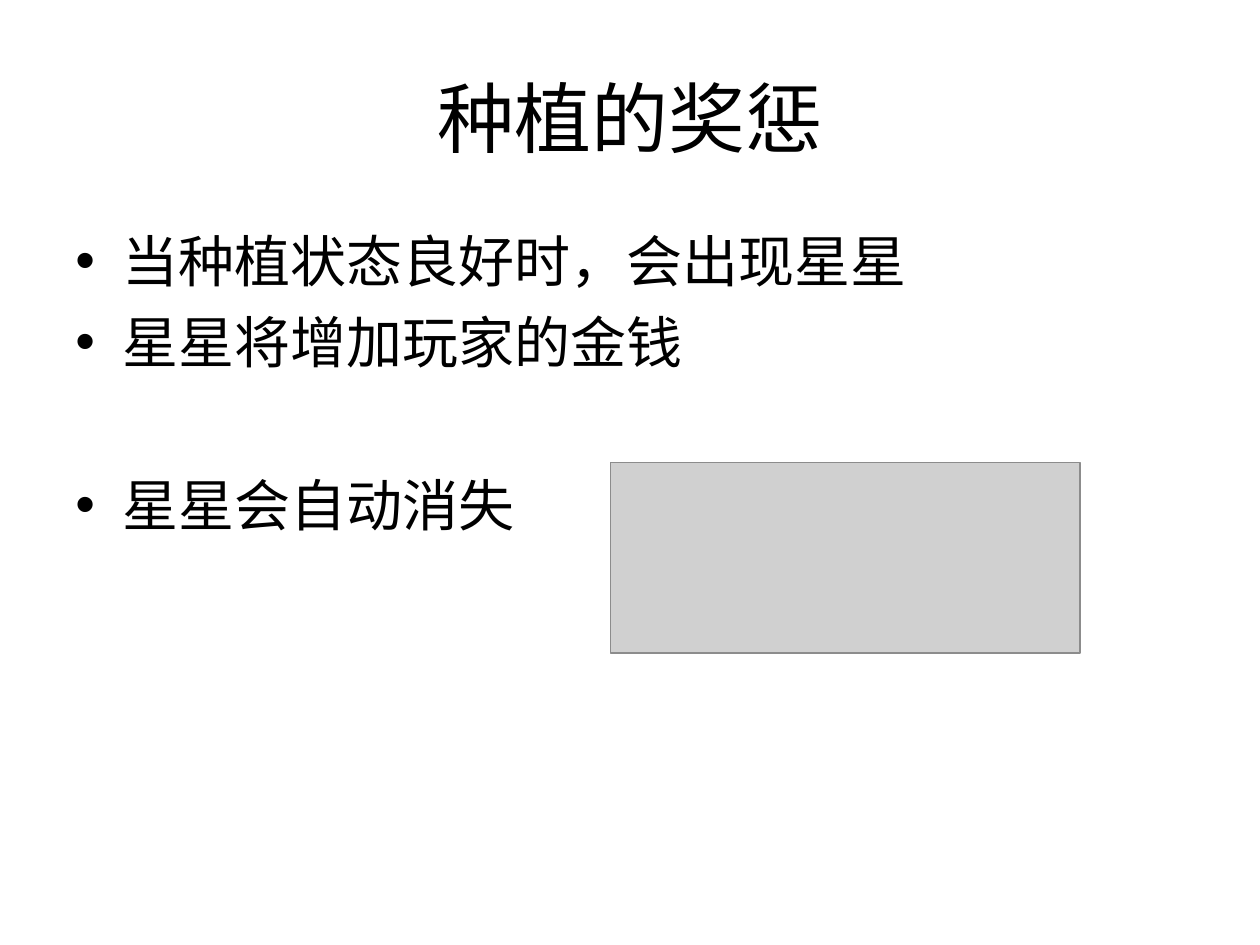
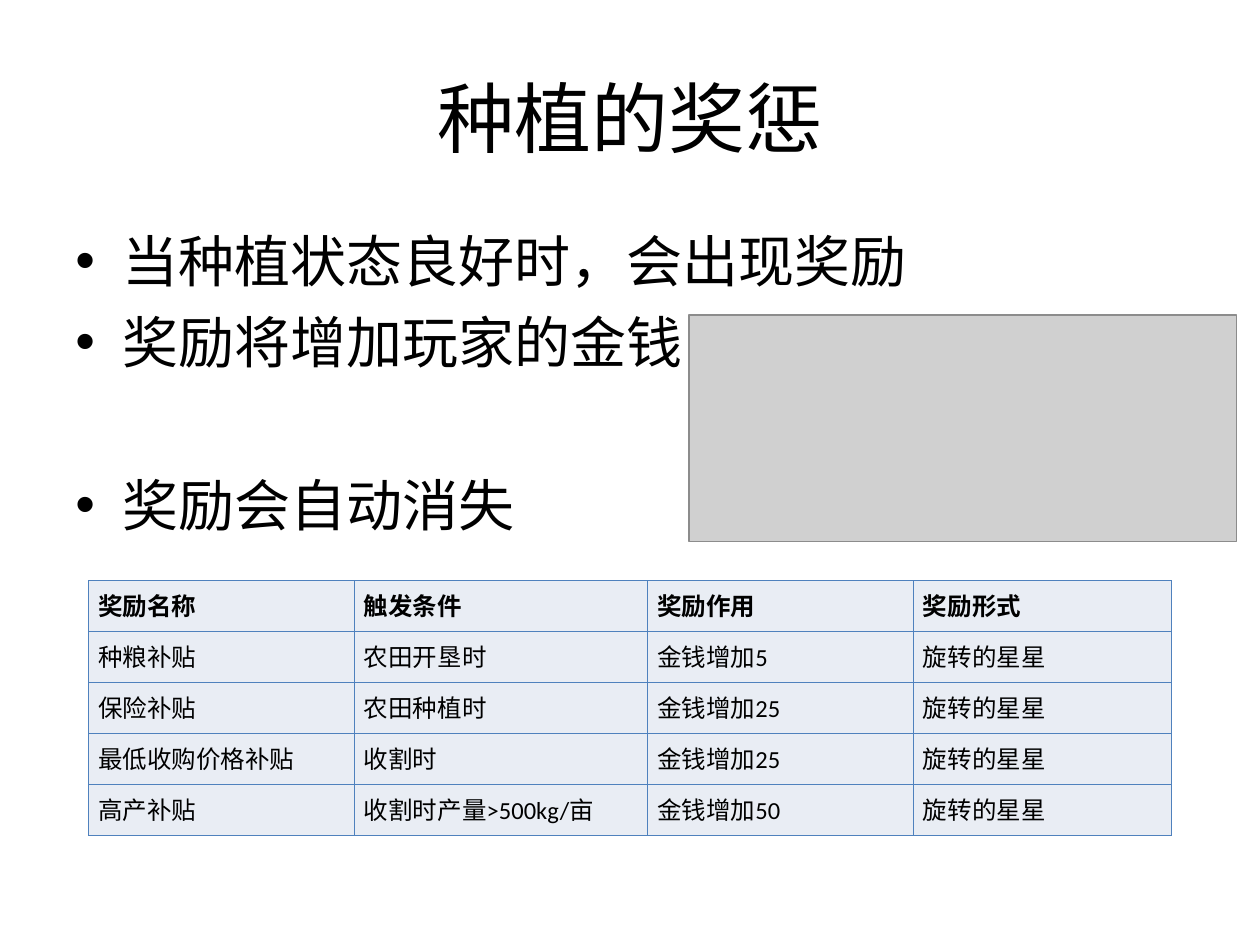
Before and after one commit to sativa/graduate2011, a slide deck: slide 9 of 策划/策划.ppt (slide 8 before the commit). Drawn at 1260x945 pixels with LibreOffice and Linux fonts; fonts in the diff are those of the drawing; grey boxes stand for pictures. Boxes give left, top, right and bottom in pixels: in the first picture for what was removed or moved away, otherwise in the second. Text is boxed around its words. In the diff, an @@ line names an element or a change of style, - is before the commit and + after.

```diff
--- a/策划/策划.ppt
+++ b/策划/策划.ppt
@@ text at (123, 234, 907, 531): text changed @@
-• 当种植状态良好时，会出现星星
-• 星星将增加玩家的金钱
-• 星星会自动消失
+• 当种植状态良好时，会出现奖励
+• 奖励将增加玩家的金钱
+• 奖励会自动消失
@@ picture: place and size @@
-picture at (610, 462, 1080, 653)
+picture at (689, 315, 1237, 542)
@@ table added at (88, 581, 1172, 835), 5 rows, 4 columns @@
+奖励名称 | 触发条件 | 奖励作用 | 奖励形式
+种粮补贴 | 农田开垦时 | 金钱增加5 | 旋转的星星
+保险补贴 | 农田种植时 | 金钱增加25 | 旋转的星星
+最低收购价格补贴 | 收割时 | 金钱增加25 | 旋转的星星
+高产补贴 | 收割时产量>500kg/亩 | 金钱增加50 | 旋转的星星
```
Also in this commit, not shown: 6 other slides changed, 7 slides added, 2 slides removed, 2 other files.
